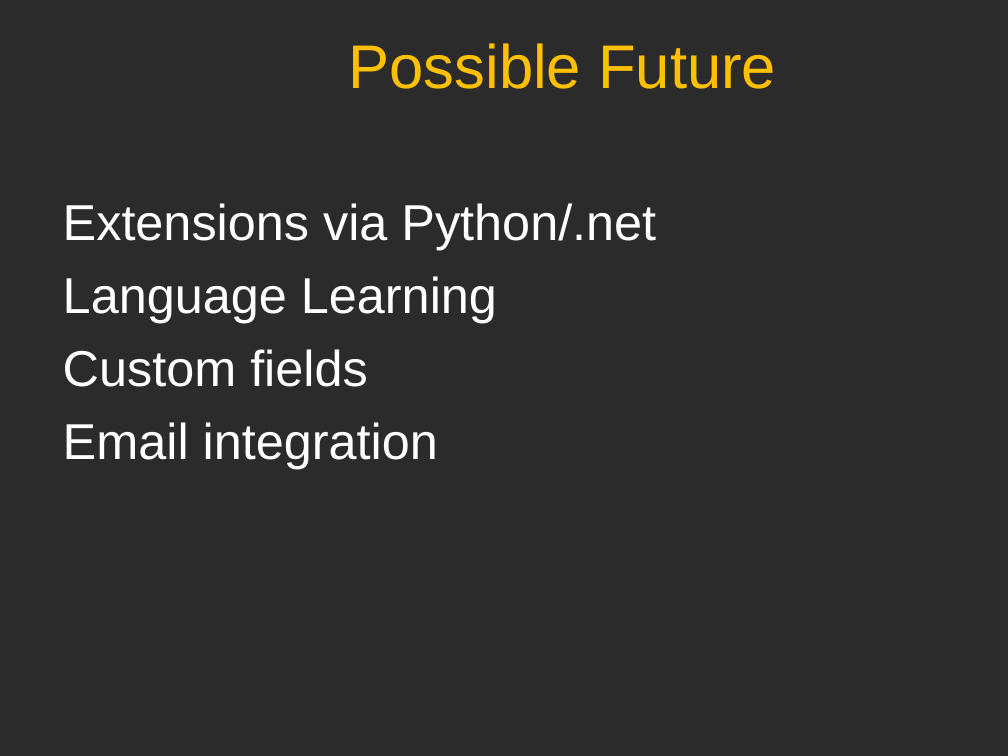
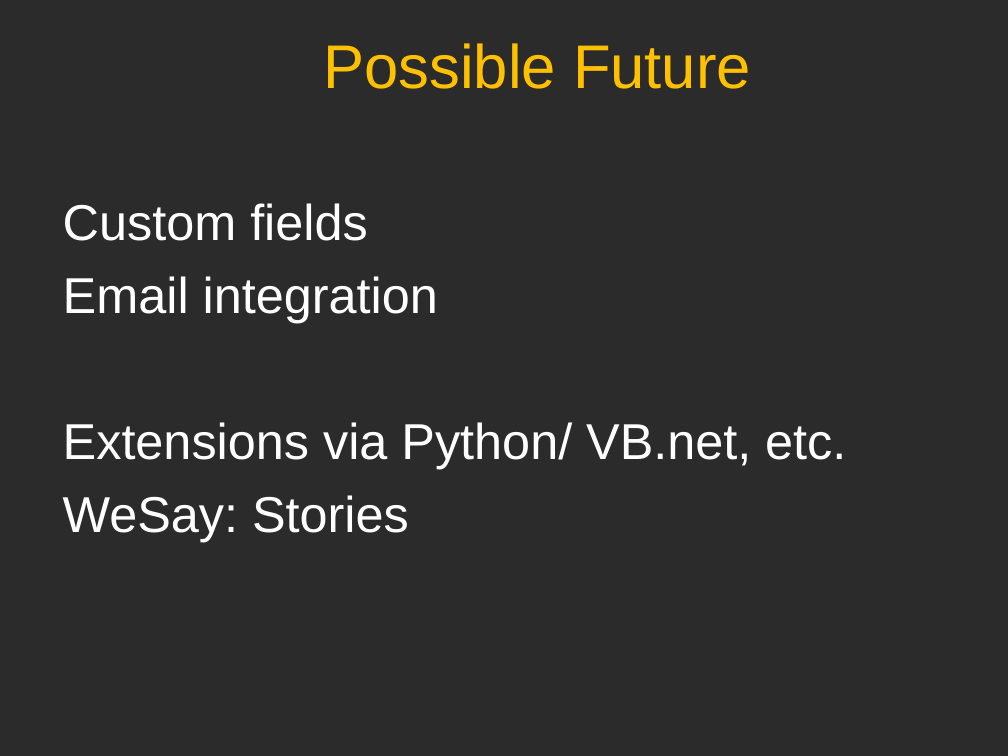
Before and after one commit to sillsdev/wesay, a slide deck: slide 16 of Presentations/CTC2006/V1.ppt (slide 14 before the commit). Drawn at 1008x756 pixels with LibreOffice and Linux fonts; fonts in the diff are those of the drawing; background and template pictures are left out; a plain dark background stands for a picture behind light text. Boxes give left, top, right and bottom in pixels: in the first picture for what was removed or moved away, otherwise in the second. Text is boxed around its words. In the diff, an @@ line names an element or a change of style, - is before the commit and + after.

```diff
--- a/Presentations/CTC2006/V1.ppt
+++ b/Presentations/CTC2006/V1.ppt
@@ title "Possible Future": place and size @@
-title "Possible Future" at [348,43,776,89]
+title "Possible Future" at [323,43,751,89]
@@ text at [63,203,656,323]: paragraphs removed @@
-  Extensions via Python/.net
-  Language Learning
@@ text at [63,422,846,542]: paragraphs added @@
+  Extensions via Python/ VB.net, etc.
+  WeSay: Stories
```
Also in this commit, not shown: 12 other slides changed, 3 slides added, 1 slide removed.
